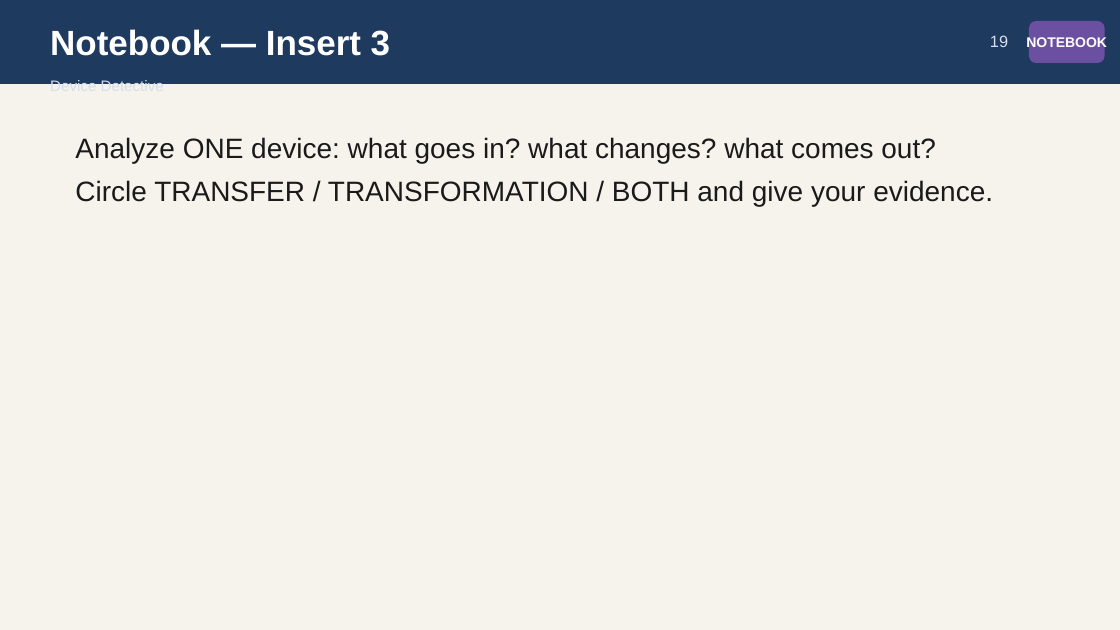
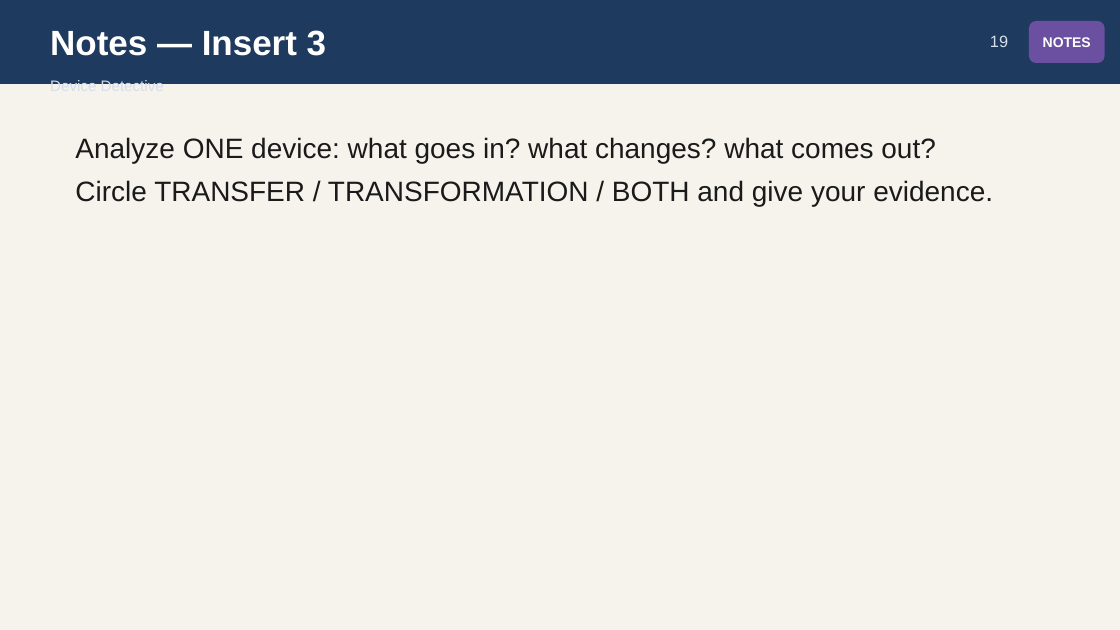
Before and after one commit to owenreagan-cyber/grade-4-energy-transfer-transformation, a slide deck: slide 19 of production/slides/06-ch6-energy-transformations-slides.pptx. Drawn at 1120x630 pixels with LibreOffice and Linux fonts; fonts in the diff are those of the drawing. Boxes give left, top, right and bottom in pixels: in the first picture for what was removed or moved away, otherwise in the second. Text is boxed around its words. In the diff, an @@ line names an element or a change of style, - is before the commit and + after.

```diff
--- a/production/slides/06-ch6-energy-transformations-slides.pptx
+++ b/production/slides/06-ch6-energy-transformations-slides.pptx
@@ text at box(50, 30, 326, 56): text changed @@
-Notebook — Insert 3
+Notes — Insert 3
@@ text in rounded rectangle at box(1043, 37, 1091, 47): text changed @@
-NOTEBOOK
+NOTES
```
Also in this commit, not shown: 8 other slides changed, 10 other files.
